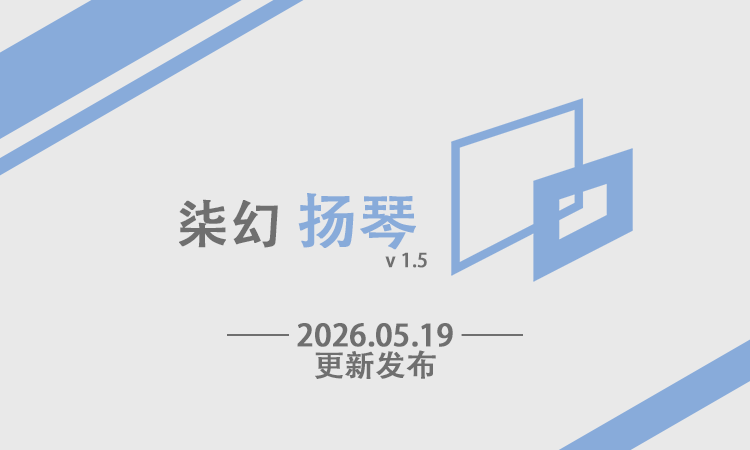
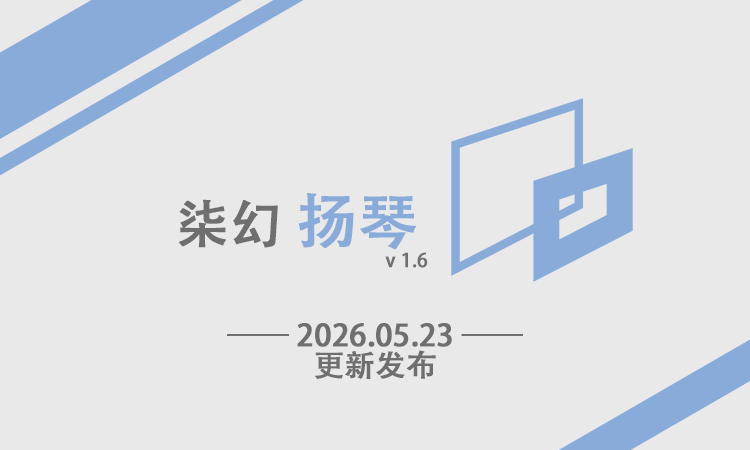
Layer changes from the first 750x450 image to the second:
renamed "柒幻 扬琴 v 1.5" to "柒幻 扬琴 v 1.6", painted on it over (417, 252, 428, 268)
renamed "—— 2026.05.19 —— 更新发布" to "—— 2026.05.23 —— 更新发布", painted on it over (420, 323, 453, 347)